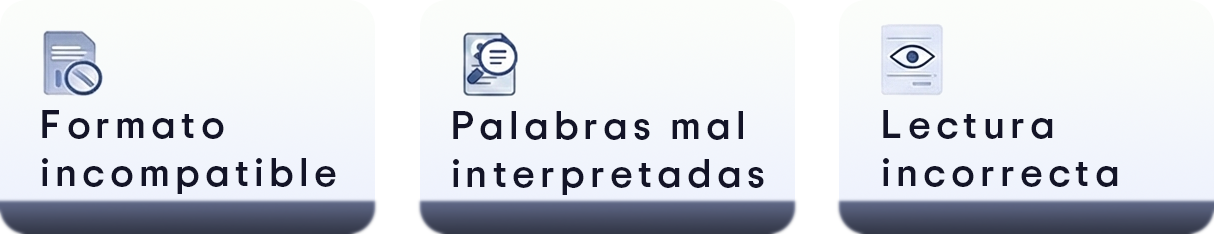
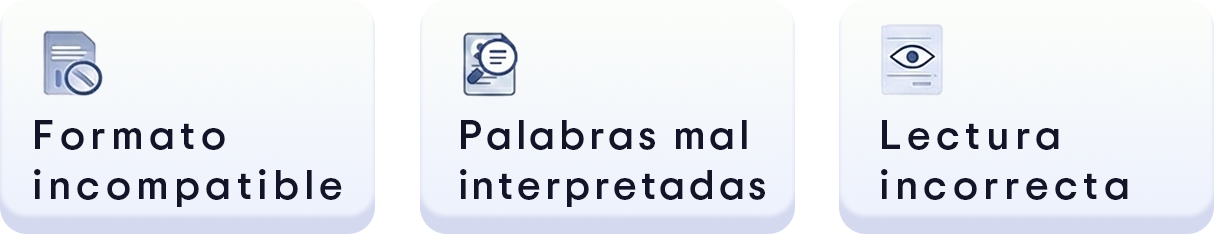
Comparing the layer stacks of the two 1214px x 234px images. Changes:
painted on "Palabras mal interpretadas" over [453, 111, 765, 207]
painted on "Lectura incorrecta" over [881, 110, 1128, 200]
painted on "Formato incompatible" over [34, 110, 342, 207]
removed layer "Gradient Fill 1" (was 92%) over [0, 197, 1214, 234]
